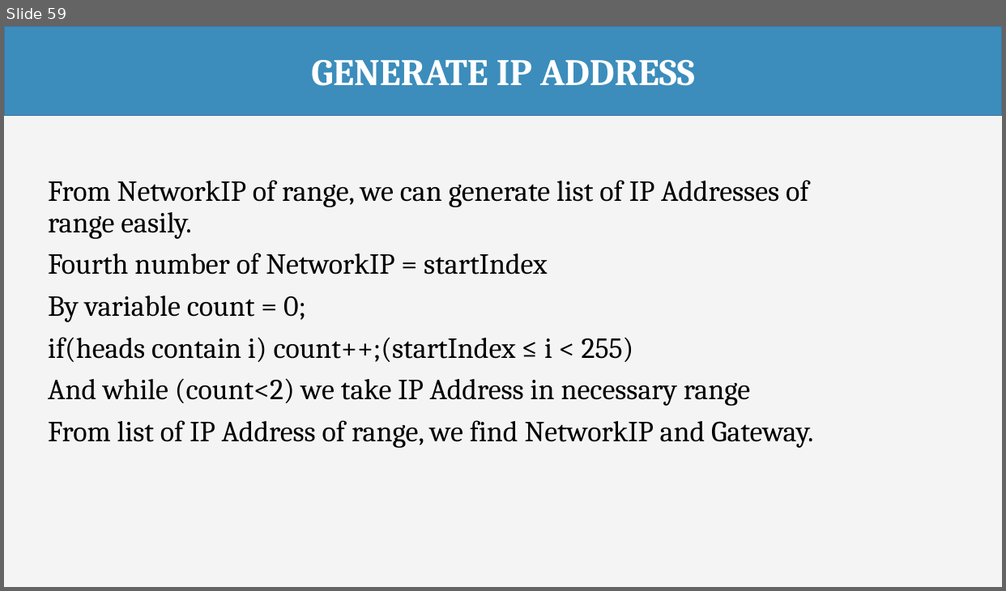
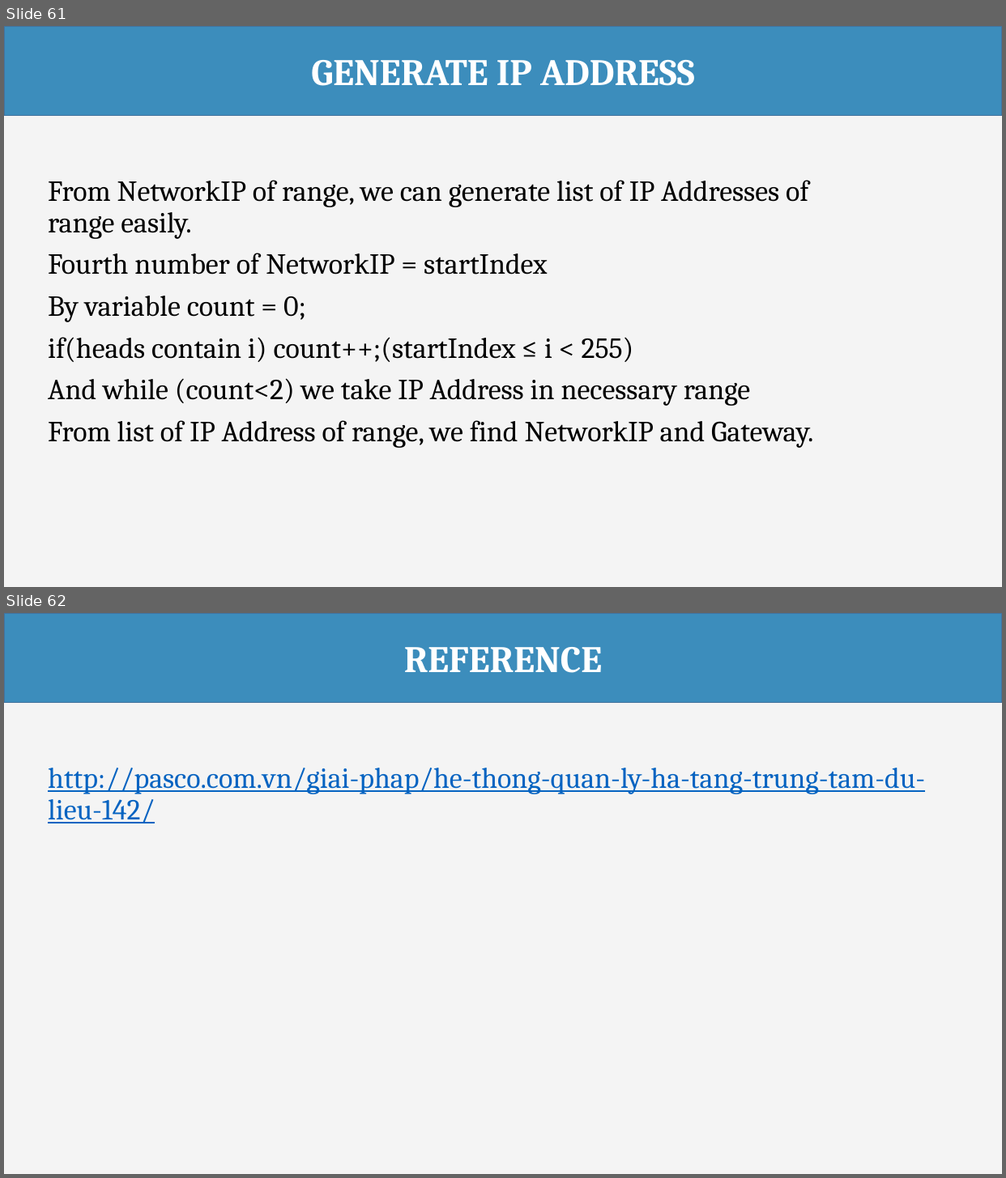
Before and after one commit to haltt051093/IMS-datacenter, a slide deck: Document/Presentation/IMS_20160408_Presentation.pptx. Shown one above the other, each under a label of ours: slide 59 before the commit, slides 61 and 62 after it. The pictures are 1006x591 and 1006x1178 pixels, drawn with LibreOffice and Linux fonts; fonts in the diff are those of the drawing. Boxes give left, top, right and bottom in pixels: in the first picture for what was removed or moved away, otherwise in the second. Text is boxed around its words. In the diff, an @@ line names an element or a change of style, - is before the commit and + after.

```diff
--- a/Document/Presentation/IMS_20160408_Presentation.pptx
+++ b/Document/Presentation/IMS_20160408_Presentation.pptx
@@ slide 62 added at <box>4,613,1002,1174</box>, background #F4F4F4 @@
@@ rectangle added at <box>4,613,1002,703</box>, fill #3C8DBC, outline #43739E 1 pt, 36 pt, text #FFFFFF, bold @@
+REFERENCE
@@ text added at <box>48,768,925,824</box>, 28 pt, text #0563C1, underline @@
+http://pasco.com.vn/giai-phap/he-thong-quan-ly-ha-tang-trung-tam-du-lieu-142/
@@ what was slide 59 is now slide 61 @@
```
Also in this commit, not shown: 23 slides changed, 2 other slides added, 4 other files.
